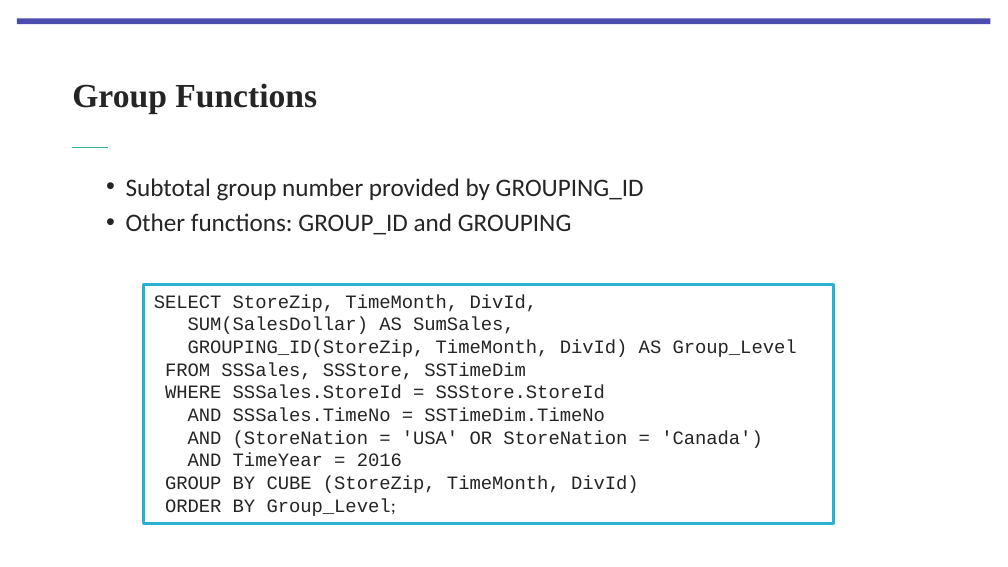
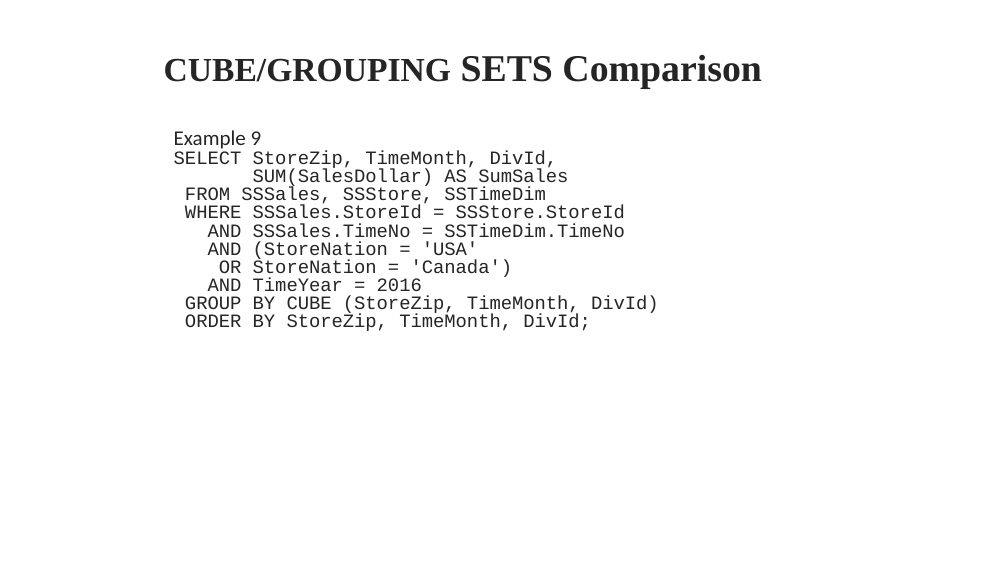
Before and after one commit to Monosakkarider/USN, a slide deck: slide 69 of BID3000/5Forelesning180923/Lecture 5 Query Formulation for Data Warehouses Part 1 V2.pptx. Drawn at 1008x567 pixels with LibreOffice and Linux fonts; fonts in the diff are those of the drawing; background and template pictures are left out. Boxes give left, top, right and bottom in pixels: in the first picture for what was removed or moved away, otherwise in the second. Text is boxed around its words. In the diff, an @@ line names an element or a change of style, - is before the commit and + after.

```diff
--- a/BID3000/5Forelesning180923/Lecture 5 Query Formulation for Data Warehouses Part 1 V2.pptx
+++ b/BID3000/5Forelesning180923/Lecture 5 Query Formulation for Data Warehouses Part 1 V2.pptx
@@ rectangle removed at (17, 18, 991, 24) @@
@@ title added at (164, 55, 761, 88), 27 pt, text #252525, bold @@
+CUBE/GROUPING SETS Comparison
@@ title removed at (72, 83, 317, 114) @@
-Group Functions
@@ line removed from (73, 147) to (108, 147) @@
@@ text "Example 9": place and size @@
-text "Example 9" at (144, 284, 834, 523)
+text "Example 9" at (174, 130, 659, 331)
@@ text "Example 9" at (174, 130, 659, 331): fill #FFFFFF to none; outline #27B2D0 2 pt to none @@
@@ text at (174, 130, 262, 152): paragraph added @@
+Example 9
@@ text removed at (126, 178, 644, 235) @@
-• Subtotal group number provided by GROUPING_ID
-• Other functions: GROUP_ID and GROUPING
@@ text at (174, 151, 659, 315): indent changed; line spacing 1 to 0.8 @@
@@ text at (253, 169, 568, 188): text changed @@
-SUM(SalesDollar) AS SumSales,
-GROUPING_ID(StoreZip, TimeMonth, DivId) AS Group_Level
+SUM(SalesDollar) AS SumSales
@@ text at (208, 241, 513, 279): text changed @@
-AND (StoreNation = 'USA' OR StoreNation = 'Canada')
+AND (StoreNation = 'USA'
+OR StoreNation = 'Canada')
@@ text at (185, 314, 591, 331): text changed @@
-ORDER BY Group_Level;
+ORDER BY StoreZip, TimeMonth, DivId;
```
Also in this commit, not shown: 19 other slides changed, 9 slides added, 1 slide removed, 46 other files.
